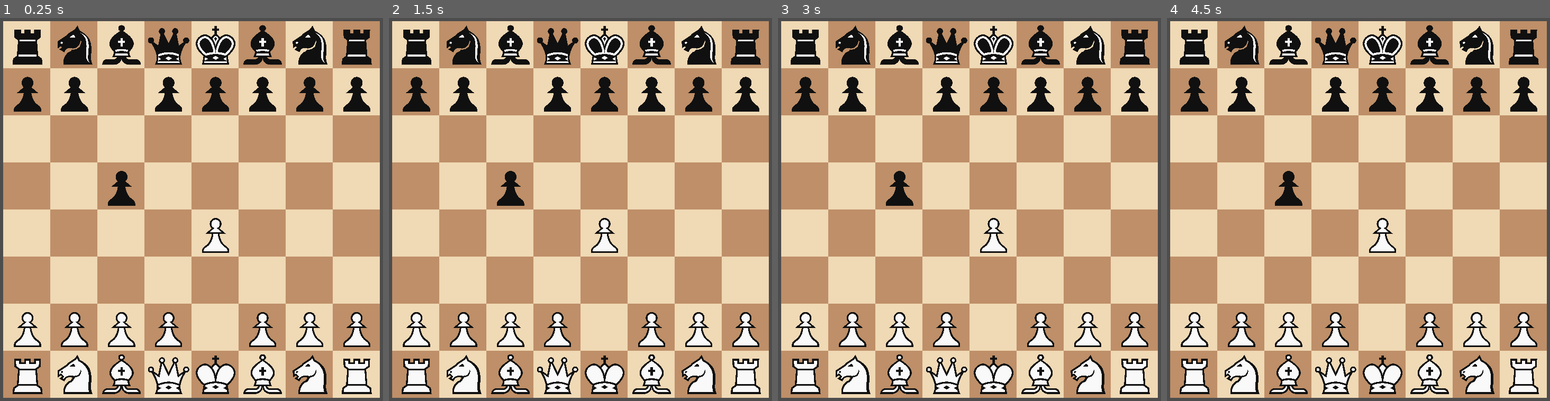
Above: before the commit, frames 1-4 (left to right).
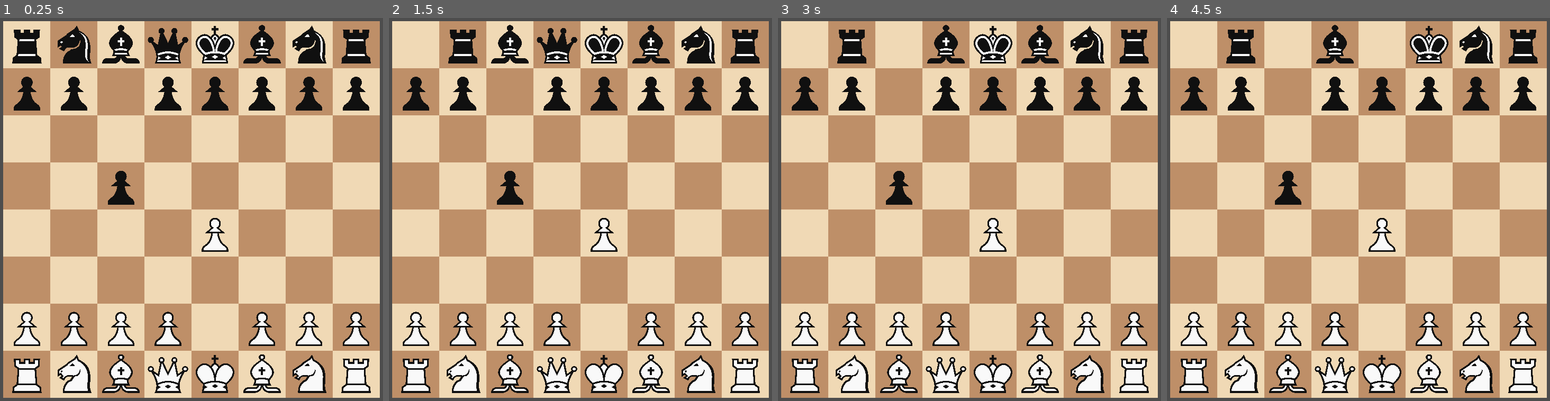
Above: after the commit, the same moments.

Repository: imaducklol/chess
Game: Godot game, scene res://main.tscn
The game is run twice, just before and just after one commit, with the same random seed, the same clock (stepped at 60 frames per second) and the same inputs.
Inputs (mouse positions are in pixels of both pictures, inside the frame that each line leads up to):
- Up to frame 1 (0.25 s): no input
- Up to frame 2 (1.5 s): click (415, 44) at 0.52 s; click (461, 44) at 1.27 s
- Up to frame 3 (3 s): click (900, 44) at 2.02 s; click (946, 44) at 2.77 s
- Up to frame 4 (4.5 s): click (1381, 44) at 3.52 s; click (1427, 44) at 4.27 s

The runs differ from the first frame. In frame 1, 3.7% of the frame differs, in the area x 3-98%, y 1-99%; in frame 2, 4.4%; in frame 3, 5.0%; in frame 4, 5.8%.

Commit message:
Implement moving and fix button display

Diff:
--- a/main.tscn
+++ b/main.tscn
@@ -9,4 +9,4 @@
 dark_tile = Color(0.745098, 0.560784, 0.407843, 1)
 light_tile = Color(0.941176, 0.85098, 0.709804, 1)
 board_scale = 120.0
-button_scale = 16.64
+button_scale = 16.0
--- a/scripts/board.gd
+++ b/scripts/board.gd
@@ -16,6 +16,9 @@
 	board_helper.load_from_fen(board, "rnbqkbnr/pppppppp/8/8/8/8/PPPPPPPP/RNBQKBNR w KQkq - 0 1", board_updated)
 	board_helper.load_from_fen(board, "rnbqkbnr/pp1ppppp/8/2p5/4P3/8/PPPP1PPP/RNBQKBNR w KQkq c6 0 2", board_updated)
 
+func move(src: int, dest: int) -> void:
+	board[dest] = board[src]
+	board[src] = Piece.new()
 
 func get_moves(pos: int) -> Array[int]:
 	var piece := board[pos]
--- a/scripts/board_display.gd
+++ b/scripts/board_display.gd
@@ -23,11 +23,25 @@
 var display_tiles: Array[ColorRect] = []
 var display_board: Array[TextureButton] = []
 
+var selected_piece: int = -1
+
 # Called when the node enters the scene tree for the first time.
 func _ready() -> void:
 	setup()
 	update()
 	GlobalBoard.board_updated.connect(update)
+
+func on_button_press(button: ScriptButton):
+	print(button.board_position)
+	if (selected_piece == -1):
+		selected_piece = button.board_position
+		return
+	else:
+		GlobalBoard.move(selected_piece, button.board_position)
+		selected_piece = -1
+		update()
+		return
+
 
 ## Setup the board and tiles
 func setup() -> void:
@@ -41,9 +55,12 @@
 			add_child(tile)
 			display_tiles.append(tile)
 
-			var icon := TextureButton.new()
+			var icon := ScriptButton.new()
+			icon.board_position = i*8 + j
+			icon.pressed.connect(on_button_press.bind(icon))
 			icon.z_index = 1
-			icon.stretch_mode = 5
+			icon.stretch_mode = 0
+			icon.ignore_texture_size = true
 			add_child(icon)
 			display_board.append(icon)
 
@@ -69,7 +86,7 @@
 			tile.color = light_tile if (i + j) % 2 == 0 else dark_tile
 
 			var button: TextureButton = display_board[i*8 + j]
-			button.scale = (Vector2(1/button_scale, 1/button_scale))
+			button.size = (Vector2(board_scale, board_scale))
 			button.set_position(Vector2(rotated_i*board_scale, rotated_j*board_scale) + board_position)
 
 			var piece := GlobalBoard.board[i*8 + j]
--- /dev/null
+++ b/scripts/script_button.gd
@@ -0,0 +1,4 @@
+class_name ScriptButton
+extends TextureButton
+
+var board_position: int
